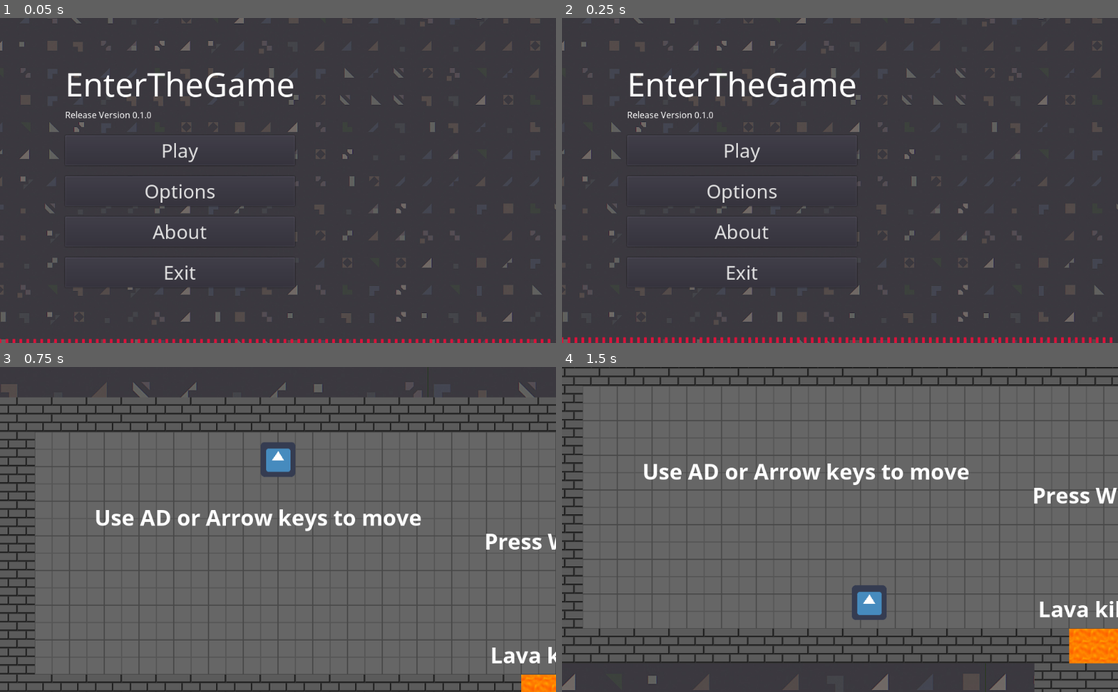
Above: before the commit, frames 1-4 (two rows, left to right).
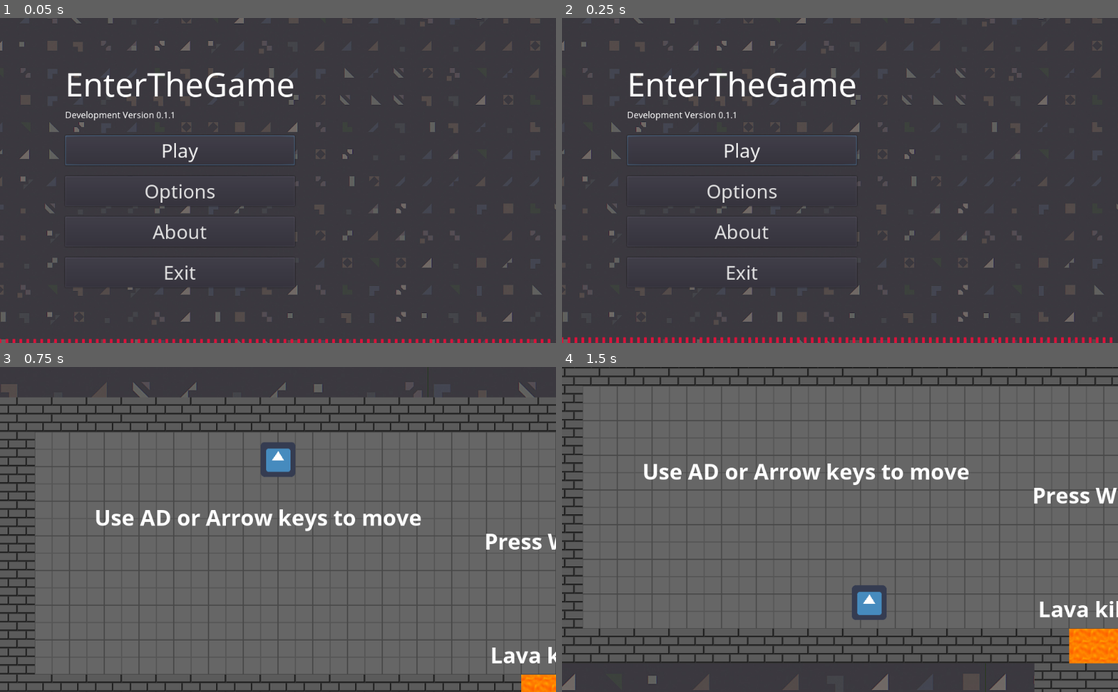
Above: after the commit, the same moments.

Repository: NuceSoftware/EnterTheGame
Game: Godot game, scene res://Scenes/titleScreen.tscn
Same seed, same stepped clock (60 frames per second), same inputs: the game is played once before the commit and once after it. The engine's default icon, where the game draws it, is replaced by a stand-in: a white triangle on a blue panel in a dark square.
Inputs (mouse positions are in pixels of both pictures, inside the frame that each line leads up to):
- Up to frame 1 (0.05 s): no input
- Up to frame 2 (0.25 s): no input
- Up to frame 3 (0.75 s): click "Play" at 0.5 s
- Up to frame 4 (1.5 s): tap W at 1.25 s; move the mouse to (962, 513) at 1.27 s; hold Right (ui_right) from 1.28 s (still down); hold Shift (sprint) from 1.28 s (still down)

The runs differ from the first frame. In frame 1, 0.4% of the frame differs, in the area x 11-53%, y 28-46%; in frame 2, 0.4%; in frame 3, nothing differs; in frame 4, nothing differs.

Commit message:
Implement controller support

Diff:
--- a/Scenes/About.tscn
+++ b/Scenes/About.tscn
@@ -28,11 +28,11 @@
 margin_left = 120.0
 margin_top = 80.0
 margin_right = 904.0
-margin_bottom = 540.0
+margin_bottom = 520.0
 
 [node name="VBoxContainer" type="VBoxContainer" parent="HBoxContainer"]
 margin_right = 585.0
-margin_bottom = 460.0
+margin_bottom = 440.0
 size_flags_vertical = 3
 
 [node name="Title" type="Label" parent="HBoxContainer/VBoxContainer"]
@@ -44,44 +44,44 @@
 [node name="AllText" type="VBoxContainer" parent="HBoxContainer/VBoxContainer"]
 margin_top = 87.0
 margin_right = 585.0
-margin_bottom = 401.0
+margin_bottom = 381.0
 size_flags_vertical = 3
 custom_constants/separation = 20
 alignment = 1
 
 [node name="Label" type="Button" parent="HBoxContainer/VBoxContainer/AllText"]
-margin_top = 26.0
+margin_top = 16.0
 margin_right = 585.0
-margin_bottom = 81.0
+margin_bottom = 71.0
 custom_fonts/font = SubResource( 2 )
 text = "Source Code"
 script = ExtResource( 4 )
 
 [node name="Programming" type="Label" parent="HBoxContainer/VBoxContainer/AllText"]
-margin_top = 101.0
+margin_top = 91.0
 margin_right = 585.0
-margin_bottom = 150.0
+margin_bottom = 140.0
 custom_fonts/font = SubResource( 2 )
 text = "Programming: Daniel071"
 
 [node name="Sprites" type="Label" parent="HBoxContainer/VBoxContainer/AllText"]
-margin_top = 170.0
+margin_top = 160.0
 margin_right = 585.0
-margin_bottom = 219.0
+margin_bottom = 209.0
 custom_fonts/font = SubResource( 2 )
 text = "Sprites: Xenthio"
 
 [node name="Music" type="Label" parent="HBoxContainer/VBoxContainer/AllText"]
-margin_top = 239.0
+margin_top = 229.0
 margin_right = 585.0
-margin_bottom = 288.0
+margin_bottom = 278.0
 custom_fonts/font = SubResource( 2 )
 text = "Music: osu! soundtrack, Lena Raine"
 
 [node name="Return" type="Button" parent="HBoxContainer/VBoxContainer"]
-margin_top = 405.0
+margin_top = 385.0
 margin_right = 585.0
-margin_bottom = 460.0
+margin_bottom = 440.0
 focus_mode = 1
 custom_fonts/font = SubResource( 2 )
 enabled_focus_mode = 1
@@ -95,4 +95,4 @@
 margin_left = 120.0
 margin_top = 80.0
 margin_right = 904.0
-margin_bottom = 540.0
+margin_bottom = 520.0
--- a/Scenes/pauseMenu.tscn
+++ b/Scenes/pauseMenu.tscn
@@ -1,7 +1,8 @@
-[gd_scene load_steps=5 format=2]
+[gd_scene load_steps=6 format=2]
 
 [ext_resource path="res://Scripts/UI/pauseMenu.gd" type="Script" id=1]
 [ext_resource path="res://Fonts/NotoSans/NotoSans-Regular.ttf" type="DynamicFontData" id=2]
+[ext_resource path="res://Scripts/UI/continue.gd" type="Script" id=3]
 
 [sub_resource type="DynamicFont" id=1]
 size = 60
@@ -15,7 +16,6 @@
 pause_mode = 2
 
 [node name="Pause" type="Control" parent="."]
-visible = false
 anchor_right = 1.0
 anchor_bottom = 1.0
 script = ExtResource( 1 )
@@ -75,11 +75,13 @@
 alignment = 1
 
 [node name="Button" type="Button" parent="Pause/Popup/MarginContainer/HBoxContainer/VBoxContainer/MenuOptions"]
+pause_mode = 2
 margin_top = 111.0
 margin_right = 368.0
 margin_bottom = 166.0
 custom_fonts/font = SubResource( 2 )
 text = "Continue"
+script = ExtResource( 3 )
 
 [node name="Button2" type="Button" parent="Pause/Popup/MarginContainer/HBoxContainer/VBoxContainer/MenuOptions"]
 margin_top = 186.0
--- a/Scenes/titleScreen.tscn
+++ b/Scenes/titleScreen.tscn
@@ -50,7 +50,7 @@
 margin_right = 423.0
 margin_bottom = 110.0
 custom_fonts/font = SubResource( 2 )
-text = "Release Version 0.1.0"
+text = "Development Version 0.1.1"
 __meta__ = {
 "_edit_use_anchors_": false
 }
--- /dev/null
+++ b/Scripts/UI/continue.gd
@@ -0,0 +1,5 @@
+extends Button
+
+# Called when the node enters the scene tree for the first time.
+func _ready():
+	grab_focus()
--- a/Scripts/UI/fullscreenCheck.gd
+++ b/Scripts/UI/fullscreenCheck.gd
@@ -1,6 +1,7 @@
 extends CheckBox
 
 func _ready():
+	grab_focus()
 	pressed = OS.window_fullscreen
 
 func _toggled(state):
--- a/Scripts/UI/playButton.gd
+++ b/Scripts/UI/playButton.gd
@@ -2,6 +2,9 @@
 
 # Called when the button attached to this script is pressed
 var newSong = preload("res://Music/Pigstep.ogg")
+
+func _ready():
+	grab_focus()
 
 func _pressed():
 	get_tree().change_scene("res://Scenes/Levels/levelOne.tscn")
--- a/Scripts/UI/sourceCode.gd
+++ b/Scripts/UI/sourceCode.gd
@@ -1,4 +1,7 @@
 extends Button
+
+func _ready():
+	grab_focus()
 
 # Called when the button attached to this script is pressed
 func _pressed():
--- a/project.godot
+++ b/project.godot
@@ -25,11 +25,18 @@
 
 [input]
 
+ui_select={
+"deadzone": 0.5,
+"events": [ Object(InputEventKey,"resource_local_to_scene":false,"resource_name":"","device":0,"alt":false,"shift":false,"control":false,"meta":false,"command":false,"pressed":false,"scancode":32,"unicode":0,"echo":false,"script":null)
+, Object(InputEventJoypadButton,"resource_local_to_scene":false,"resource_name":"","device":0,"button_index":0,"pressure":0.0,"pressed":false,"script":null)
+ ]
+}
 ui_cancel={
 "deadzone": 0.5,
 "events": [ Object(InputEventKey,"resource_local_to_scene":false,"resource_name":"","device":0,"alt":false,"shift":false,"control":false,"meta":false,"command":false,"pressed":false,"scancode":16777217,"unicode":0,"echo":false,"script":null)
 , Object(InputEventJoypadButton,"resource_local_to_scene":false,"resource_name":"","device":0,"button_index":1,"pressure":0.0,"pressed":false,"script":null)
 , Object(InputEventKey,"resource_local_to_scene":false,"resource_name":"","device":0,"alt":false,"shift":false,"control":false,"meta":false,"command":false,"pressed":false,"scancode":16777220,"unicode":0,"echo":false,"script":null)
+, Object(InputEventJoypadButton,"resource_local_to_scene":false,"resource_name":"","device":0,"button_index":10,"pressure":0.0,"pressed":false,"script":null)
  ]
 }
 ui_left={
@@ -37,6 +44,7 @@
 "events": [ Object(InputEventKey,"resource_local_to_scene":false,"resource_name":"","device":0,"alt":false,"shift":false,"control":false,"meta":false,"command":false,"pressed":false,"scancode":16777231,"unicode":0,"echo":false,"script":null)
 , Object(InputEventJoypadButton,"resource_local_to_scene":false,"resource_name":"","device":0,"button_index":14,"pressure":0.0,"pressed":false,"script":null)
 , Object(InputEventKey,"resource_local_to_scene":false,"resource_name":"","device":0,"alt":false,"shift":false,"control":false,"meta":false,"command":false,"pressed":false,"scancode":65,"unicode":0,"echo":false,"script":null)
+, Object(InputEventJoypadMotion,"resource_local_to_scene":false,"resource_name":"","device":0,"axis":0,"axis_value":-1.0,"script":null)
  ]
 }
 ui_right={
@@ -44,6 +52,21 @@
 "events": [ Object(InputEventKey,"resource_local_to_scene":false,"resource_name":"","device":0,"alt":false,"shift":false,"control":false,"meta":false,"command":false,"pressed":false,"scancode":16777233,"unicode":0,"echo":false,"script":null)
 , Object(InputEventJoypadButton,"resource_local_to_scene":false,"resource_name":"","device":0,"button_index":15,"pressure":0.0,"pressed":false,"script":null)
 , Object(InputEventKey,"resource_local_to_scene":false,"resource_name":"","device":0,"alt":false,"shift":false,"control":false,"meta":false,"command":false,"pressed":false,"scancode":68,"unicode":0,"echo":false,"script":null)
+, Object(InputEventJoypadMotion,"resource_local_to_scene":false,"resource_name":"","device":0,"axis":0,"axis_value":1.0,"script":null)
+ ]
+}
+ui_up={
+"deadzone": 0.5,
+"events": [ Object(InputEventKey,"resource_local_to_scene":false,"resource_name":"","device":0,"alt":false,"shift":false,"control":false,"meta":false,"command":false,"pressed":false,"scancode":16777232,"unicode":0,"echo":false,"script":null)
+, Object(InputEventJoypadButton,"resource_local_to_scene":false,"resource_name":"","device":0,"button_index":12,"pressure":0.0,"pressed":false,"script":null)
+, Object(InputEventJoypadMotion,"resource_local_to_scene":false,"resource_name":"","device":0,"axis":1,"axis_value":-1.0,"script":null)
+ ]
+}
+ui_down={
+"deadzone": 0.5,
+"events": [ Object(InputEventKey,"resource_local_to_scene":false,"resource_name":"","device":0,"alt":false,"shift":false,"control":false,"meta":false,"command":false,"pressed":false,"scancode":16777234,"unicode":0,"echo":false,"script":null)
+, Object(InputEventJoypadButton,"resource_local_to_scene":false,"resource_name":"","device":0,"button_index":13,"pressure":0.0,"pressed":false,"script":null)
+, Object(InputEventJoypadMotion,"resource_local_to_scene":false,"resource_name":"","device":0,"axis":1,"axis_value":1.0,"script":null)
  ]
 }
 jump={
@@ -51,11 +74,15 @@
 "events": [ Object(InputEventKey,"resource_local_to_scene":false,"resource_name":"","device":0,"alt":false,"shift":false,"control":false,"meta":false,"command":false,"pressed":false,"scancode":32,"unicode":0,"echo":false,"script":null)
 , Object(InputEventKey,"resource_local_to_scene":false,"resource_name":"","device":0,"alt":false,"shift":false,"control":false,"meta":false,"command":false,"pressed":false,"scancode":87,"unicode":0,"echo":false,"script":null)
 , Object(InputEventKey,"resource_local_to_scene":false,"resource_name":"","device":0,"alt":false,"shift":false,"control":false,"meta":false,"command":false,"pressed":false,"scancode":16777232,"unicode":0,"echo":false,"script":null)
+, Object(InputEventJoypadMotion,"resource_local_to_scene":false,"resource_name":"","device":0,"axis":1,"axis_value":-1.0,"script":null)
+, Object(InputEventJoypadButton,"resource_local_to_scene":false,"resource_name":"","device":0,"button_index":0,"pressure":0.0,"pressed":false,"script":null)
+, Object(InputEventJoypadButton,"resource_local_to_scene":false,"resource_name":"","device":0,"button_index":12,"pressure":0.0,"pressed":false,"script":null)
  ]
 }
 sprint={
 "deadzone": 0.5,
 "events": [ Object(InputEventKey,"resource_local_to_scene":false,"resource_name":"","device":0,"alt":false,"shift":false,"control":false,"meta":false,"command":false,"pressed":false,"scancode":16777237,"unicode":0,"echo":false,"script":null)
+, Object(InputEventJoypadButton,"resource_local_to_scene":false,"resource_name":"","device":0,"button_index":7,"pressure":0.0,"pressed":false,"script":null)
  ]
 }
 
